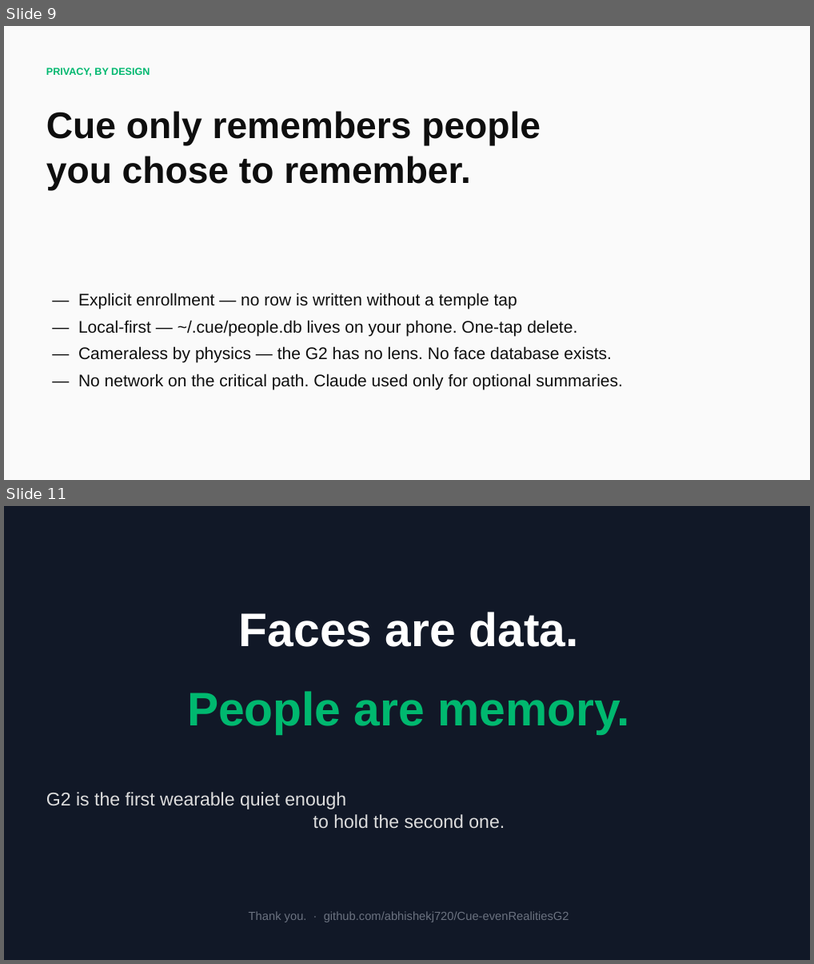
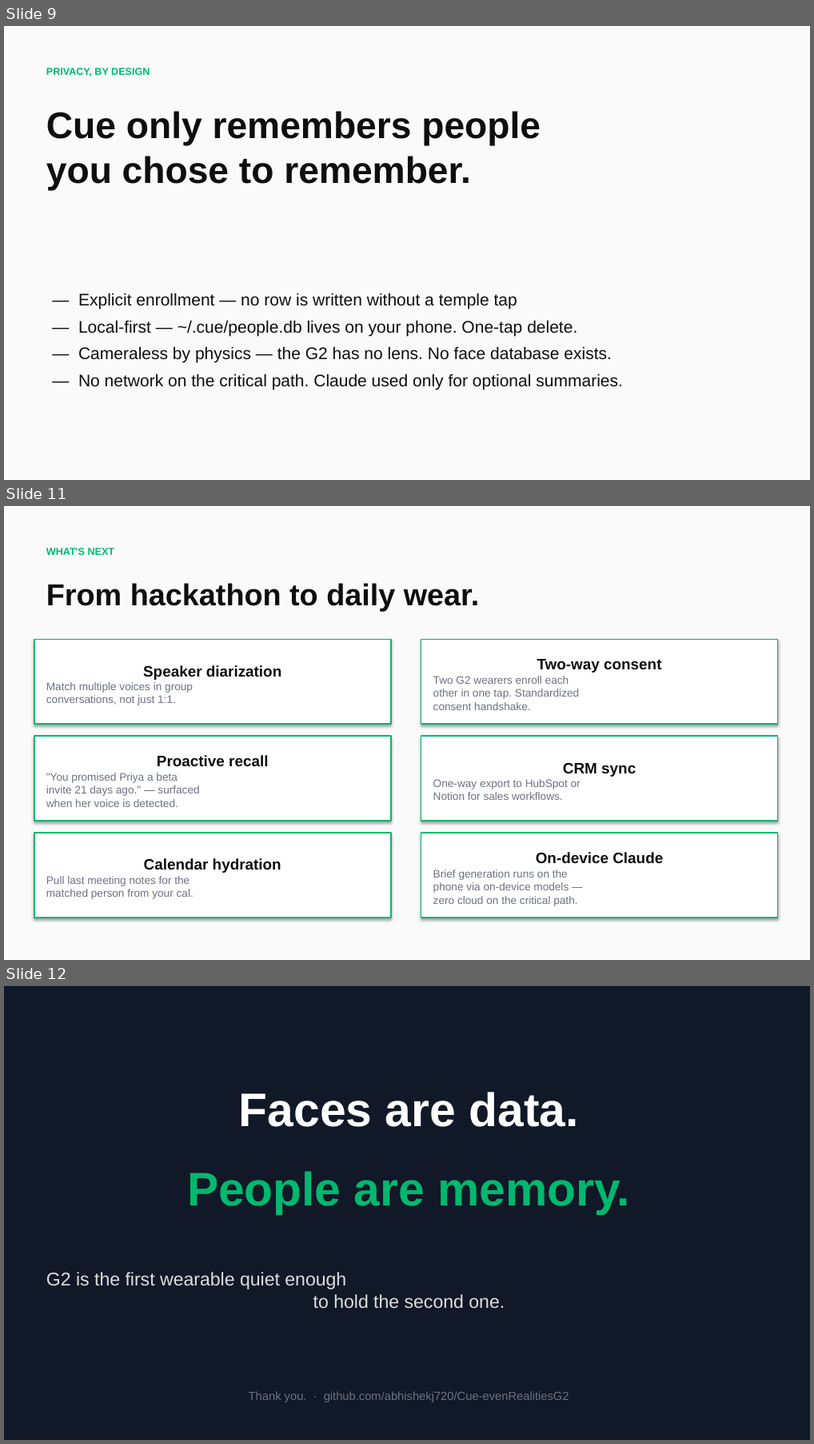
Before and after one commit to abhishekj720/Cue-evenRealitiesG2, a slide deck: docs/Cue-Pitch.pptx. Shown one above the other, each under a label of ours: slides 9 and 11 before the commit, slides 9, 11 and 12 after it; the slides between them are not shown. The pictures are 814x964 and 814x1444 pixels, drawn with LibreOffice and Linux fonts; fonts in the diff are those of the drawing. Boxes give left, top, right and bottom in pixels: in the first picture for what was removed or moved away, otherwise in the second. Text is boxed around its words. In the diff, an @@ line names an element or a change of style, - is before the commit and + after.

```diff
--- a/docs/Cue-Pitch.pptx
+++ b/docs/Cue-Pitch.pptx
@@ slide 11 added at bbox=[4, 506, 810, 960], background #FAFAFA @@
@@ text added at bbox=[46, 548, 115, 555], 12 pt, text #00B86F, bold @@
+WHAT'S NEXT
@@ text added at bbox=[46, 583, 480, 611], 36 pt, text #0E0E0E, bold @@
+From hackathon to daily wear.
@@ rectangle added at bbox=[34, 639, 391, 724], fill #FFFFFF, outline #00B86F 1.5 pt, 13 pt, text #6B7280 @@
+Speaker diarization
+Match multiple voices in group
+conversations, not just 1:1.
@@ rectangle added at bbox=[422, 639, 778, 724], fill #FFFFFF, outline #00B86F 1.5 pt, 13 pt, text #6B7280 @@
+Two-way consent
+Two G2 wearers enroll each
+other in one tap. Standardized
+consent handshake.
@@ rectangle added at bbox=[34, 736, 391, 820], fill #FFFFFF, outline #00B86F 1.5 pt, 13 pt, text #6B7280 @@
+Proactive recall
+"You promised Priya a beta
+invite 21 days ago." — surfaced
+when her voice is detected.
@@ rectangle added at bbox=[422, 736, 778, 820], fill #FFFFFF, outline #00B86F 1.5 pt, 13 pt, text #6B7280 @@
+CRM sync
+One-way export to HubSpot or
+Notion for sales workflows.
@@ rectangle added at bbox=[34, 832, 391, 917], fill #FFFFFF, outline #00B86F 1.5 pt, 13 pt, text #6B7280 @@
+Calendar hydration
+Pull last meeting notes for the
+matched person from your cal.
@@ rectangle added at bbox=[422, 832, 778, 917], fill #FFFFFF, outline #00B86F 1.5 pt, 13 pt, text #6B7280 @@
+On-device Claude
+Brief generation runs on the
+phone via on-device models —
+zero cloud on the critical path.
@@ what was slide 11 is now slide 12 @@
```
Also in this commit, not shown: 2 slides changed, 1 other file.
